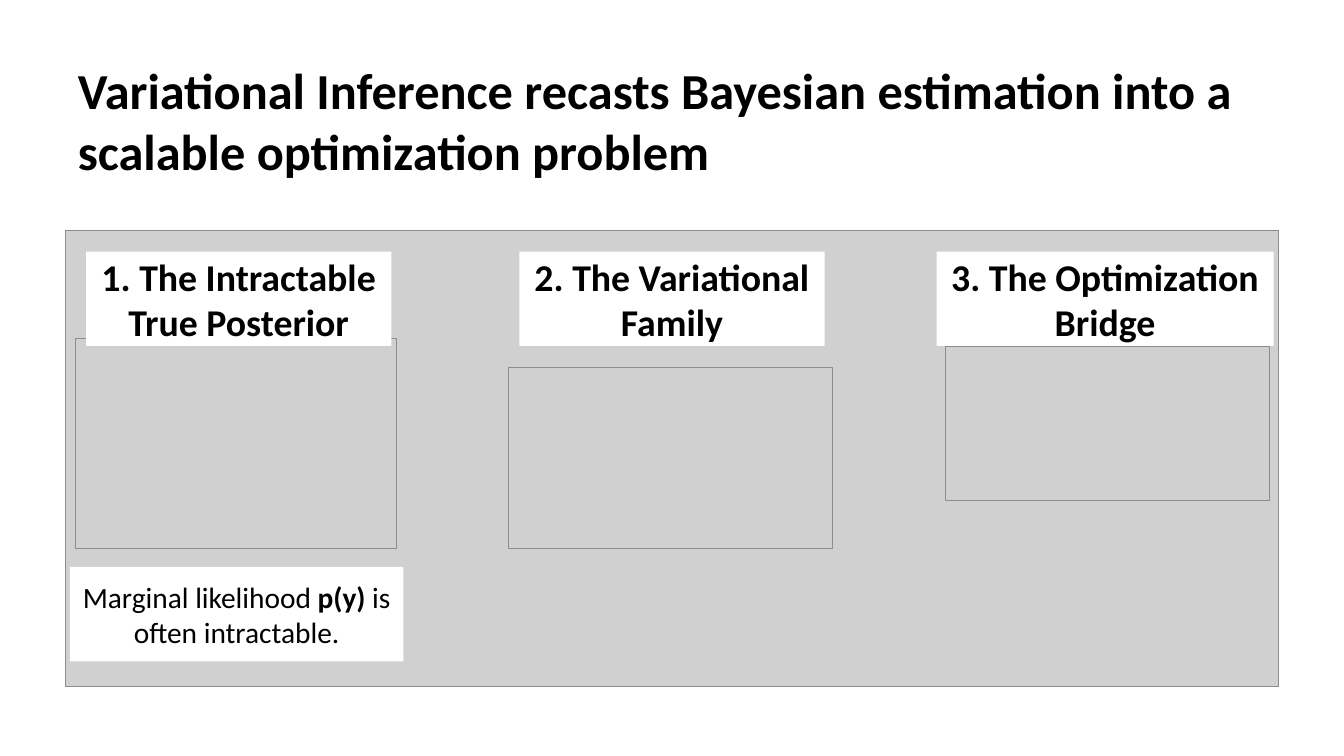
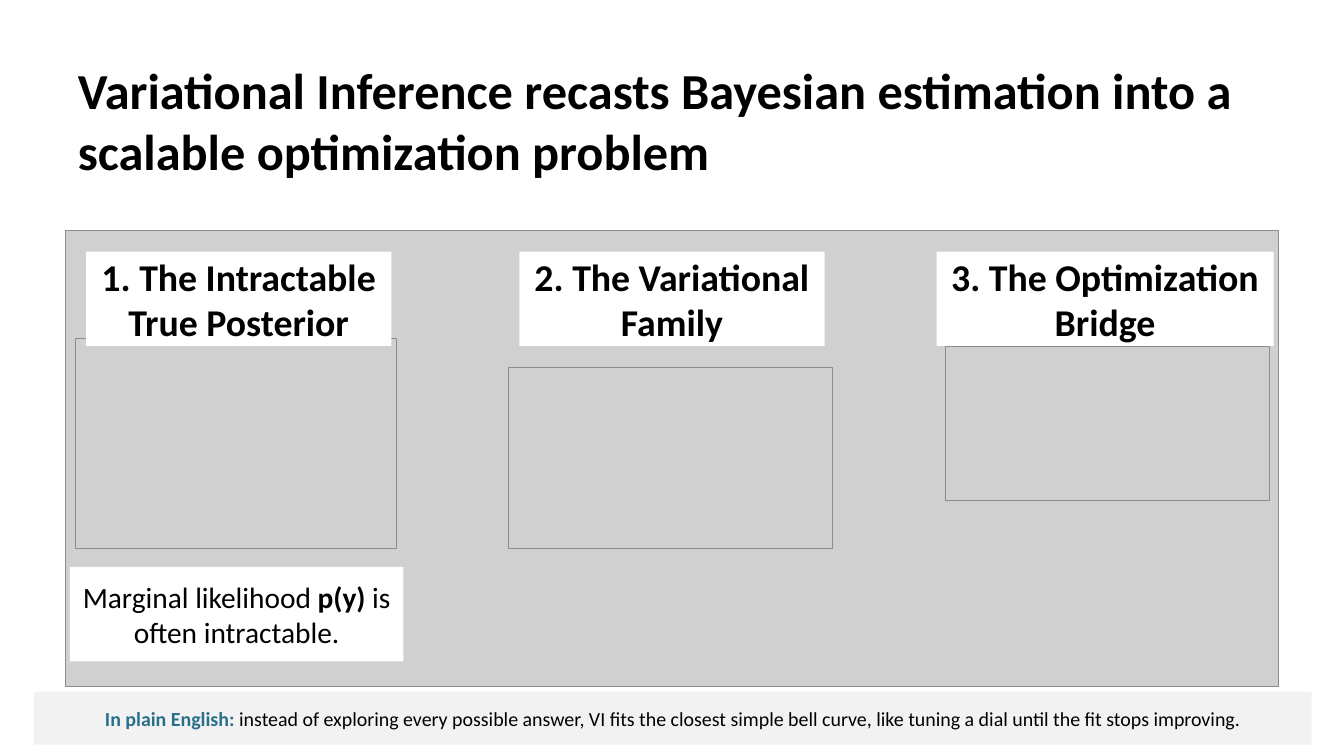
Before and after one commit to SGhuman123/Fordham-Time-Series-Econometrics, a slide deck: slide 4 of slides/Scalable_Bayesian_Volatility.pptx (slide 3 before the commit). Drawn at 1344x756 pixels with LibreOffice and Linux fonts; fonts in the diff are those of the drawing; grey boxes stand for pictures. Boxes give left, top, right and bottom in pixels: in the first picture for what was removed or moved away, otherwise in the second. Text is boxed around its words. In the diff, an @@ line names an element or a change of style, - is before the commit and + after.

```diff
--- a/slides/Scalable_Bayesian_Volatility.pptx
+++ b/slides/Scalable_Bayesian_Volatility.pptx
@@ rectangle added at [34,692,1311,745], fill #F2F2F2 @@
@@ text added at [105,712,1240,730], 19 pt, text #000000 @@
+In plain English: instead of exploring every possible answer, VI fits the closest simple bell curve, like tuning a dial until the fit stops improving.
```
Also in this commit, not shown: 10 other slides changed, 2 slides added, 7 other files.
